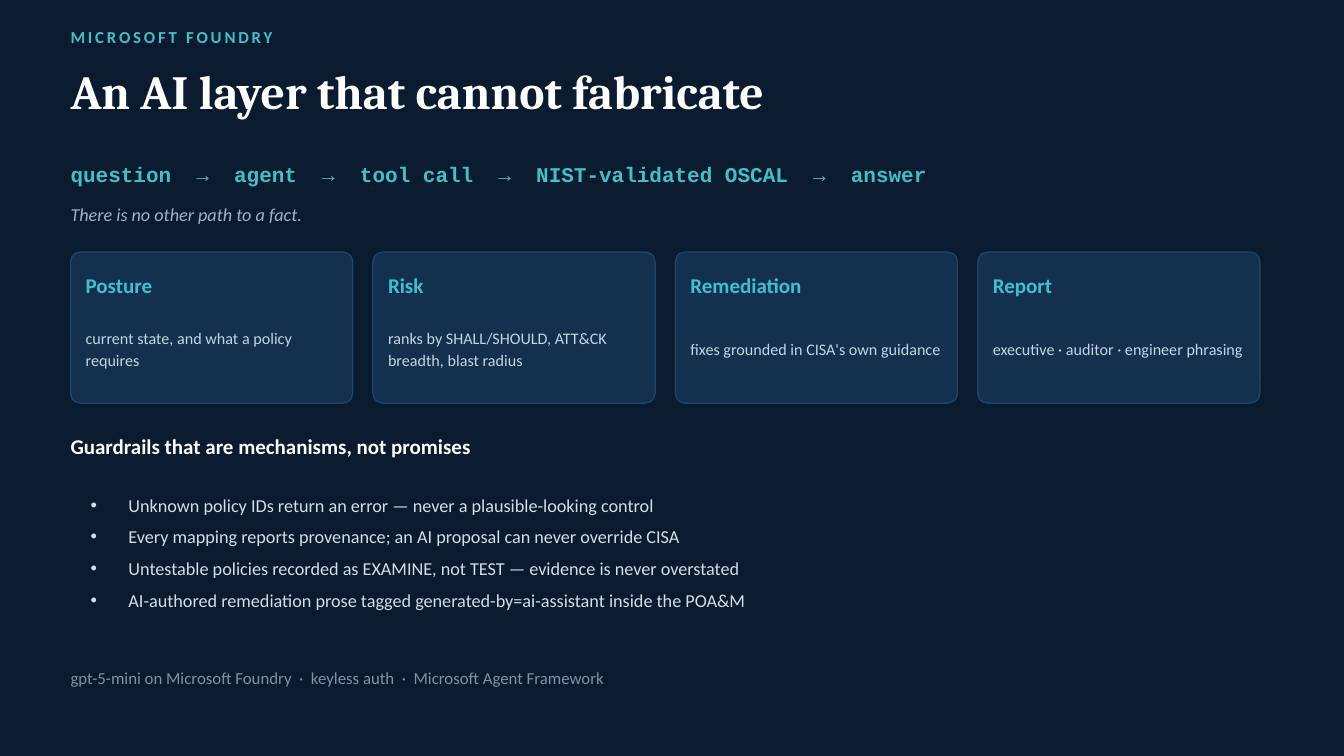
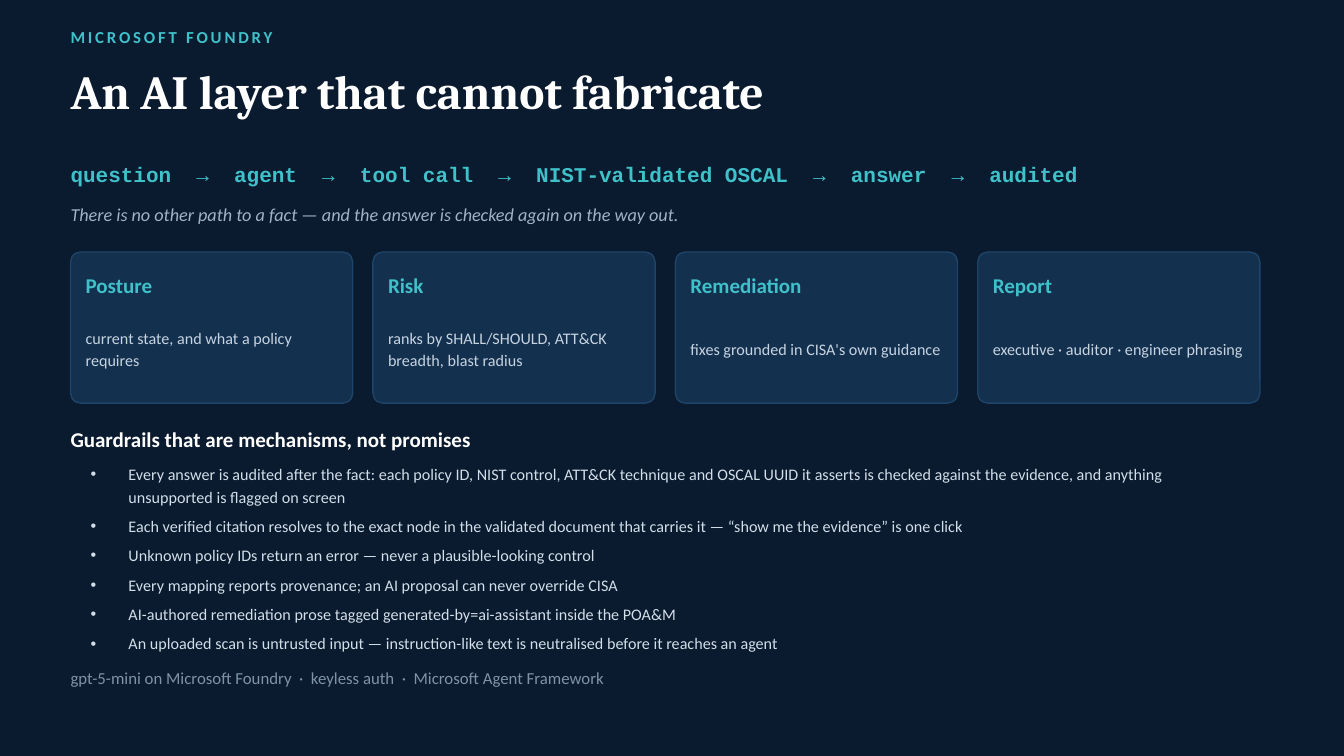
Before and after one commit to saleha-muzammil/microsoft-sec, a slide deck: slide 10 of docs/presentation.pptx (slide 8 before the commit). Drawn at 1344x756 pixels with LibreOffice and Linux fonts; fonts in the diff are those of the drawing. Boxes give left, top, right and bottom in pixels: in the first picture for what was removed or moved away, otherwise in the second. Text is boxed around its words. In the diff, an @@ line names an element or a change of style, - is before the commit and + after.

```diff
--- a/docs/presentation.pptx
+++ b/docs/presentation.pptx
@@ text at (71,167,1077,187): text changed @@
-question → agent → tool call → NIST-validated OSCAL → answer
+question → agent → tool call → NIST-validated OSCAL → answer → audited
@@ text at (71,208,678,224): text changed @@
-There is no other path to a fact.
+There is no other path to a fact — and the answer is checked again on the way out.
@@ text "Guardrails that are mechanisms, not ...": place and size @@
-text "Guardrails that are mechanisms, not ..." at (71,439,470,458)
+text "Guardrails that are mechanisms, not ..." at (71,432,470,451)
@@ text "Every answer is audited after ...": place and size @@
-text "Every answer is audited after ..." at (128,499,745,610)
+text "Every answer is audited after ..." at (128,469,1162,652)
@@ text at (128,469,1162,532): paragraphs added @@
+• Every answer is audited after the fact: each policy ID, NIST control, ATT&CK technique and OSCAL UUID it asserts is checked against the evidence, and anything unsupported is flagged on screen
+• Each verified citation resolves to the exact node in the validated document that carries it — “show me the evidence” is one click
@@ text at (128,562,739,578): paragraph removed @@
-• Untestable policies recorded as EXAMINE, not TEST — evidence is never overstated
@@ text at (128,550,676,623): size 13 to 11.5 pt in "Unknown policy IDs return an error — ...", "Every mapping reports provenance; an AI proposal ...", "AI-authored remediation prose tagged generated-by=ai-assista ..."; line spacing 1 to 16pt; less space between paragraphs @@
@@ text at (128,638,778,652): paragraph added @@
+• An uploaded scan is untrusted input — instruction-like text is neutralised before it reaches an agent
```
Also in this commit, not shown: 4 other slides changed, 2 slides added, 45 other files.
